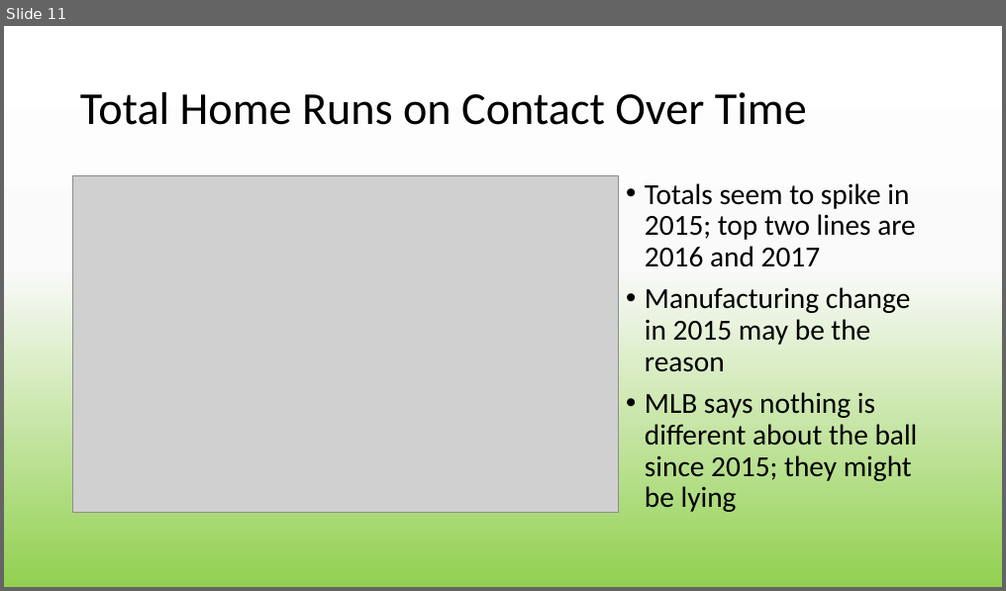
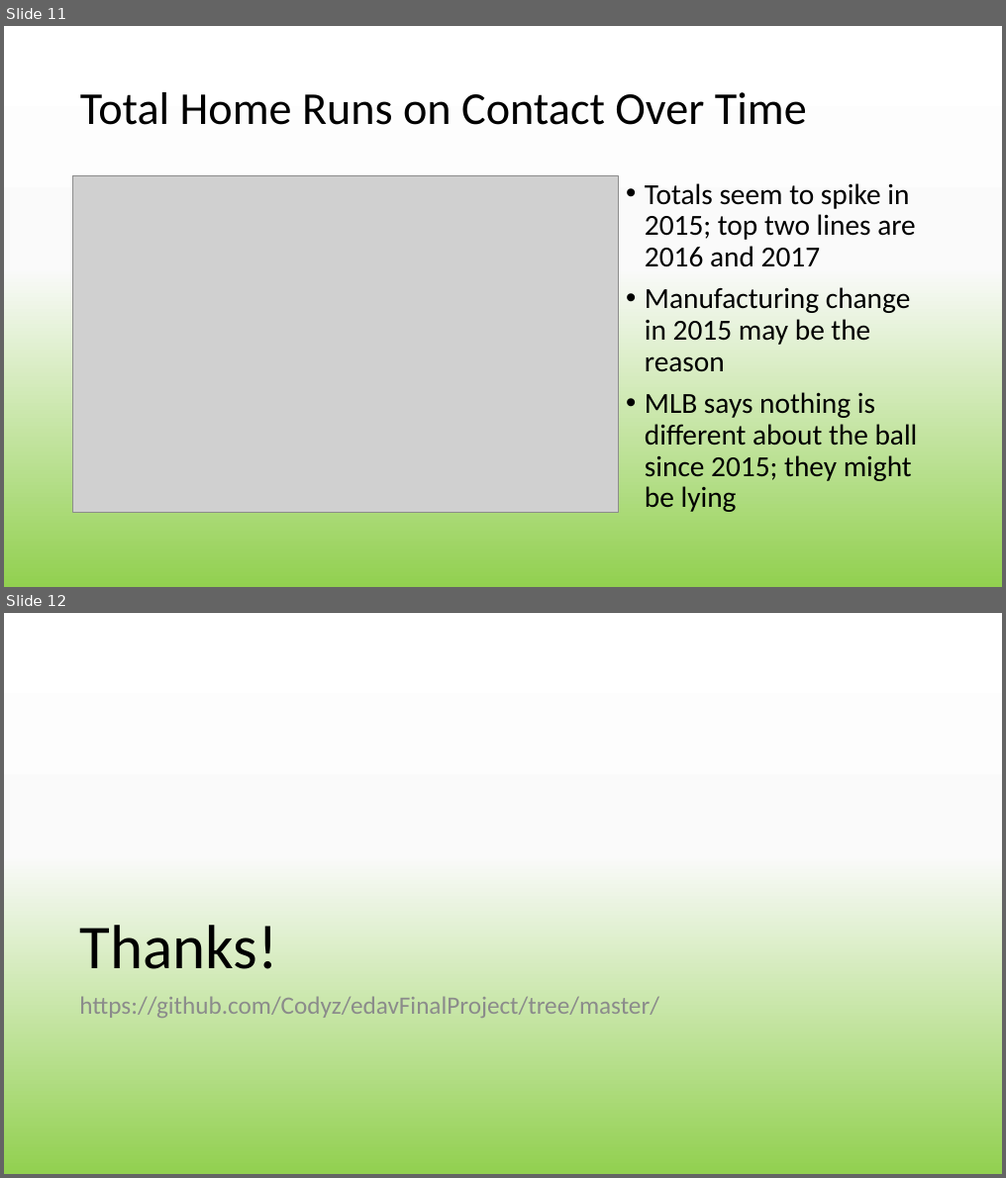
Before and after one commit to Codyz/edavFinalProject, a slide deck: main/DBA.pptx. Shown one above the other, each under a label of ours: slide 11 before the commit, slides 11 and 12 after it. The pictures are 1006x591 and 1006x1178 pixels, drawn with LibreOffice and Linux fonts; fonts in the diff are those of the drawing; grey boxes stand for pictures. Boxes give left, top, right and bottom in pixels: in the first picture for what was removed or moved away, otherwise in the second. Text is boxed around its words. In the diff, an @@ line names an element or a change of style, - is before the commit and + after.

```diff
--- a/main/DBA.pptx
+++ b/main/DBA.pptx
@@ slide 12 added at [4, 613, 1002, 1174], background gradient #FFFFFF to #FBFBFB to #92D050 @@
@@ title added at [79, 925, 277, 969], 60 pt, text #000000 @@
+Thanks!
@@ text added at [79, 996, 659, 1018], 24 pt, text #8C8C8C @@
+https://github.com/Codyz/edavFinalProject/tree/master/
```
Also in this commit, not shown: 1 slide changed.
